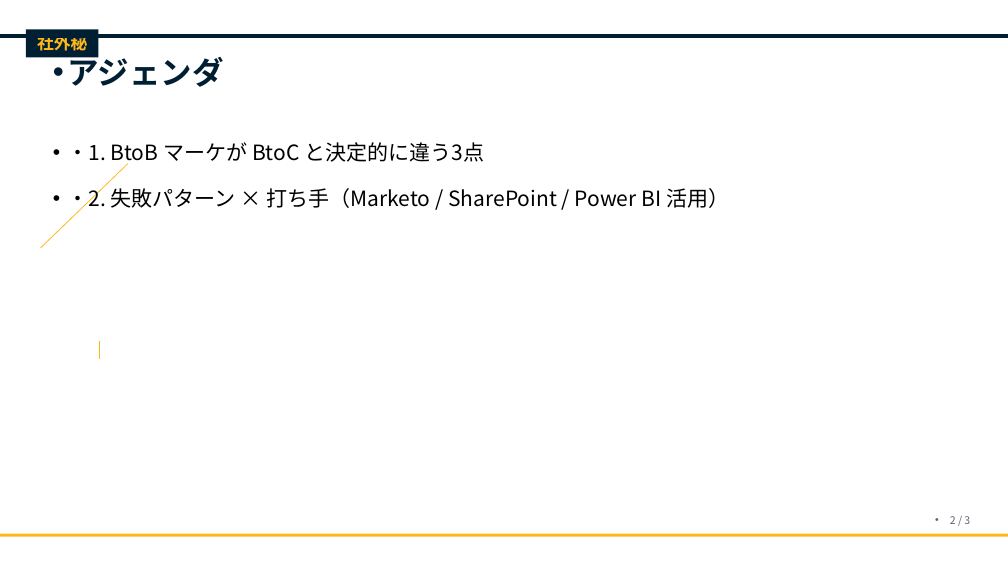
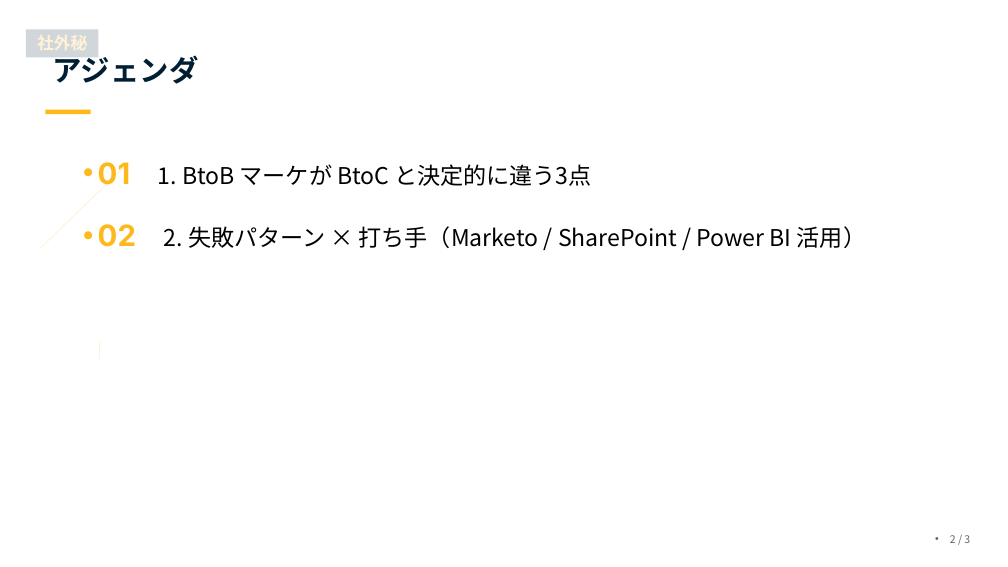
Before and after one commit to k-yabe/claude-code-book-template, a slide deck: slide 2 of assets/samples/btob-marketing-sample.pptx. Drawn at 1008x567 pixels with LibreOffice and Linux fonts; fonts in the diff are those of the drawing; background and template pictures are left out. Boxes give left, top, right and bottom in pixels: in the first picture for what was removed or moved away, otherwise in the second. Text is boxed around its words. In the diff, an @@ line names an element or a change of style, - is before the commit and + after.

```diff
--- a/assets/samples/btob-marketing-sample.pptx
+++ b/assets/samples/btob-marketing-sample.pptx
@@ rectangle: place and size @@
-rectangle at (0,34,1008,38)
+rectangle at (0,0,1008,567)
@@ rectangle at (0,0,1008,567): fill #001F33 to #FFFFFF at 82% opacity @@
@@ title "アジェンダ": place and size @@
-title "アジェンダ" at (68,52,224,87)
+title "アジェンダ" at (53,52,199,84)
@@ title "アジェンダ" at (53,52,199,84): size 30 to 28 pt; bullet • to none; line spacing 1 to 44pt; less space between paragraphs @@
@@ rectangle added at (45,110,91,114), fill #FFB81C @@
@@ text at (98,162,866,248): text changed; size 20 to 22 pt @@
-• ・1. BtoB マーケが BtoC と決定的に違う3点
-• ・2. 失敗パターン × 打ち手（Marketo / SharePoint / Power BI 活用）
+• 01 1. BtoB マーケが BtoC と決定的に違う3点
+• 02 2. 失敗パターン × 打ち手（Marketo / SharePoint / Power BI 活用）
@@ rectangle removed at (0,534,1008,537) @@
@@ text "2 / 3": place and size @@
-text "2 / 3" at (950,516,970,524)
+text "2 / 3" at (950,535,970,543)
```
Also in this commit, not shown: 2 other slides changed, 1 other file.
